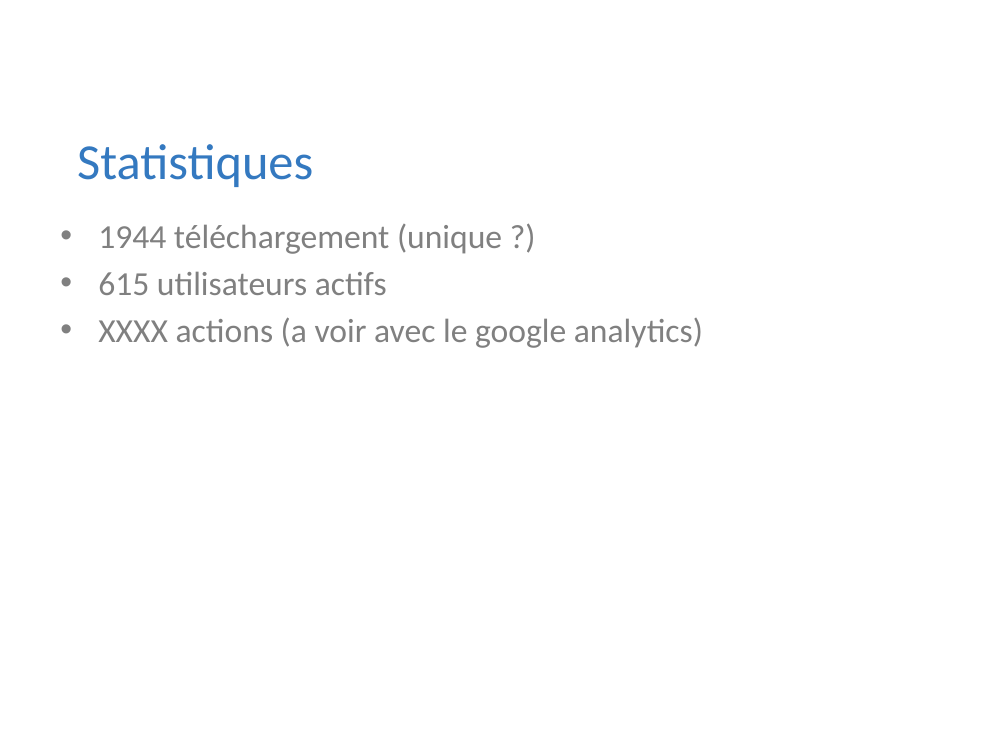
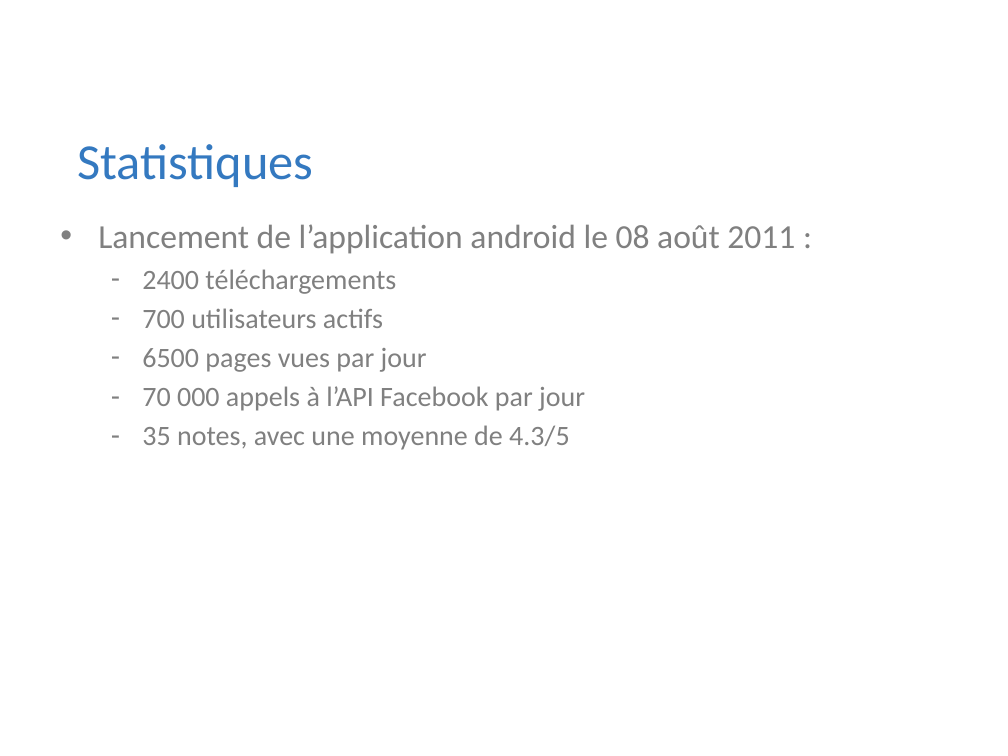
Before and after one commit to Riges/eip-silverlight, a slide deck: slide 15 of Docs/eip 10.09.11/myNETwork.pptx. Drawn at 1008x756 pixels with LibreOffice and Linux fonts; fonts in the diff are those of the drawing; background and template pictures are left out. Boxes give left, top, right and bottom in pixels: in the first picture for what was removed or moved away, otherwise in the second. Text is boxed around its words. In the diff, an @@ line names an element or a change of style, - is before the commit and + after.

```diff
--- a/Docs/eip 10.09.11/myNETwork.pptx
+++ b/Docs/eip 10.09.11/myNETwork.pptx
@@ text at (98, 224, 795, 450): text changed; size 24 to 20 pt @@
-• 1944 téléchargement (unique ?)
-• 615 utilisateurs actifs
-• XXXX actions (a voir avec le google analytics)
+• Lancement de l’application android le 08 août 2011 :
+  – 2400 téléchargements
+  – 700 utilisateurs actifs
+  – 6500 pages vues par jour
+  – 70 000 appels à l’API Facebook par jour
+  – 35 notes, avec une moyenne de 4.3/5
```
Also in this commit, not shown: 2 other slides changed, 2 slides removed.
